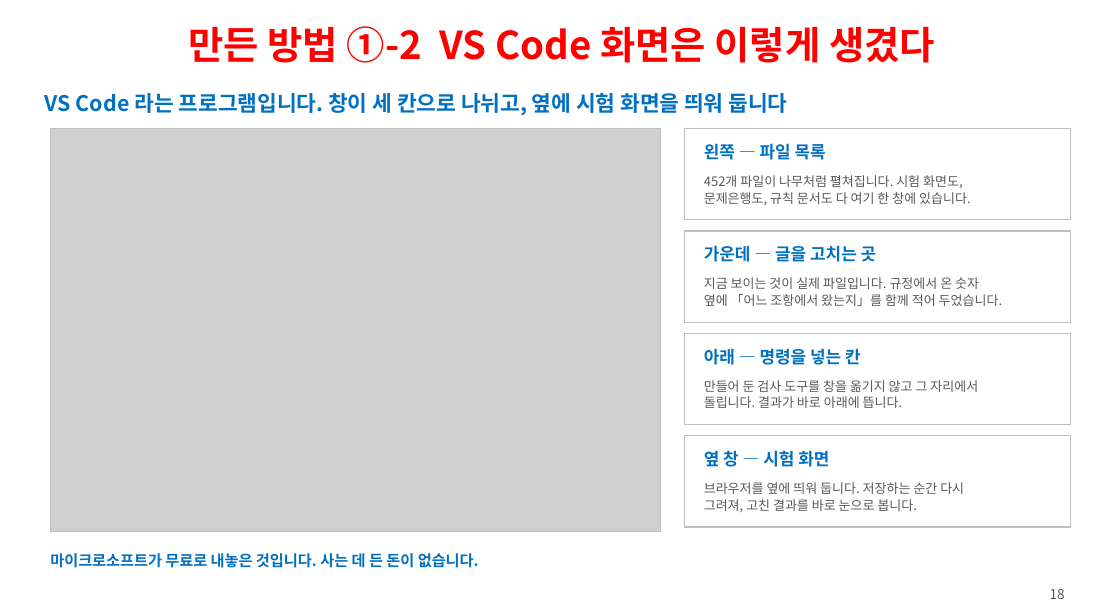
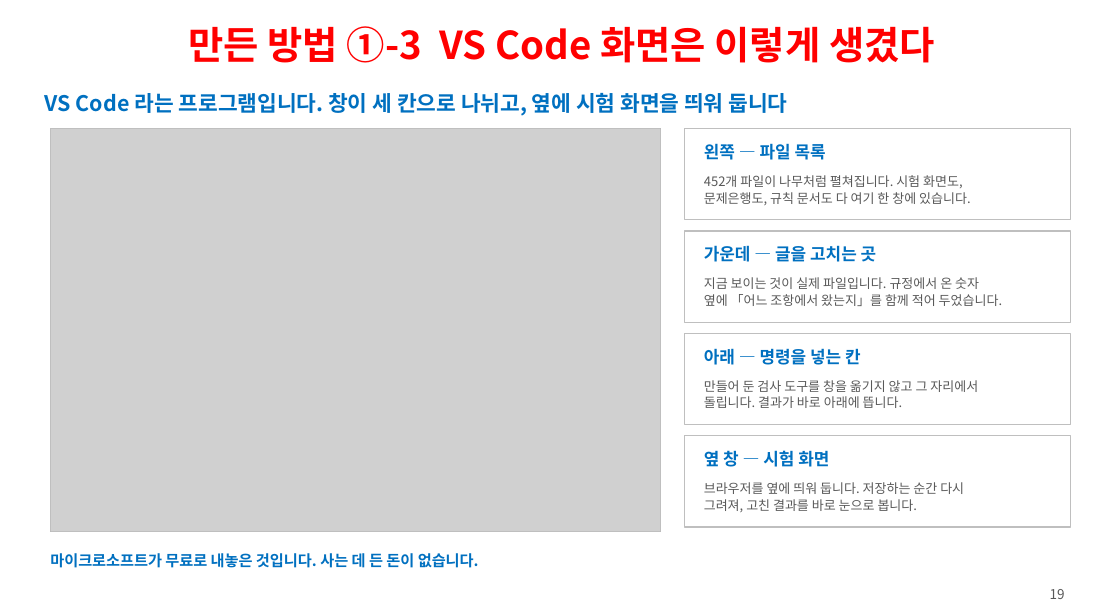
Before and after one commit to ys1277-sys/HIENDT-CBT, a slide deck: slide 19 of docs/발표자료-CBT-2026-08.pptx (slide 18 before the commit). Drawn at 1120x610 pixels with LibreOffice and Linux fonts; fonts in the diff are those of the drawing; grey boxes stand for pictures. Boxes give left, top, right and bottom in pixels: in the first picture for what was removed or moved away, otherwise in the second. Text is boxed around its words. In the diff, an @@ line names an element or a change of style, - is before the commit and + after.

```diff
--- a/docs/발표자료-CBT-2026-08.pptx
+++ b/docs/발표자료-CBT-2026-08.pptx
@@ text at (188, 26, 935, 63): text changed @@
-만든 방법 ①-2 VS Code 화면은 이렇게 생겼다
+만든 방법 ①-3 VS Code 화면은 이렇게 생겼다
@@ text at (1050, 589, 1065, 599): text changed @@
-18
+19
```
Also in this commit, not shown: 19 other slides changed, 1 slide added, 1 other file.
